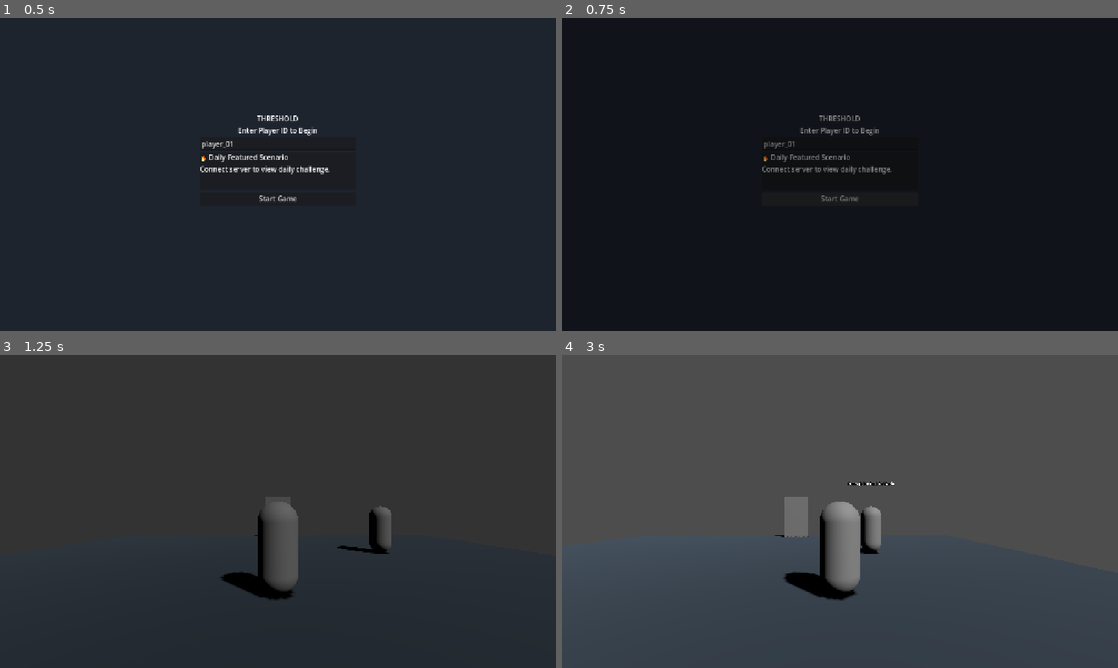
Above: before the commit, frames 1-4 (two rows, left to right).
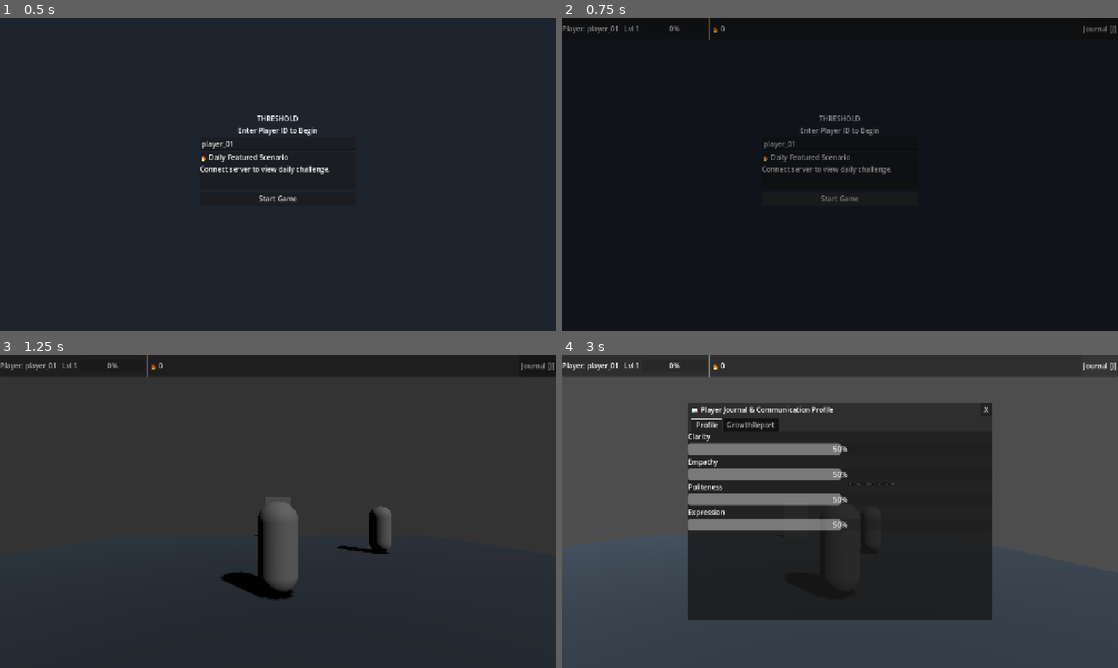
Above: after the commit, the same moments.

Repository: ahmad-ovh/THRESHOLD
Game: Godot game, scene res://scenes/main_menu/MainMenu.tscn
Two runs of this game, one before a commit and one after it. Both use one fixed random seed, a clock stepped at 60 frames per second and the inputs below.
Inputs (mouse positions are in pixels of both pictures, inside the frame that each line leads up to):
- Up to frame 1 (0.5 s): no input
- Up to frame 2 (0.75 s): click "Start Game" at 0.5 s
- Up to frame 3 (1.25 s): no input
- Up to frame 4 (3 s): move the mouse to (962, 495) at 1.27 s; hold D (move_right) 1.28-2 s; hold E (interact) 1.28-2 s; click (962, 495) at 1.42 s; tap J (toggle_journal) at 1.55 s; drag from (728, 527) to (812, 574) at 2.02 s; click (1101, 364) at 2.75 s, where only the run after the commit has a clickable "Journal [J]"

Frame 1 is identical in both runs. In frame 2, 0.2% of the frame differs, in the area x 0-100%, y 0-8%; in frame 3, 0.9%; in frame 4, 42%, in the area x 0-100%, y 0-85%.

Commit message:
feat: hook up global HUD and Journal instantiation in GameController on game start

Diff:
--- a/client/scenes/player/Player3D.gd
+++ b/client/scenes/player/Player3D.gd
@@ -27,6 +27,11 @@
 	if event.is_action_pressed("interact") and current_target:
 		if current_target.has_method("interact"):
 			current_target.interact()
+			return
+
+	if event.is_action_pressed("toggle_journal"):
+		if GameController and GameController.hud_ref:
+			GameController.hud_ref._toggle_journal()
 			return
 
 	# Right-click mouse drag to orbit camera
--- a/client/singletons/GameController.gd
+++ b/client/singletons/GameController.gd
@@ -14,6 +14,7 @@
 var current_phase: Phase = Phase.MAIN_MENU
 var is_paused: bool = false
 var pause_menu_ref: CanvasLayer = null
+var hud_ref: CanvasLayer = null
 
 func _ready() -> void:
 	process_mode = Node.PROCESS_MODE_ALWAYS # Run even when get_tree().paused is true
@@ -57,10 +58,20 @@
 		PlayerStore.update_from_status(status)
 
 	set_phase(Phase.EXPLORING)
+	_ensure_hud()
+	hud_ref.visible = true
 	SceneManager.change_room("res://scenes/rooms/Room_Start.tscn")
 
 func return_to_main_menu() -> void:
 	if is_paused:
 		set_paused(false)
+	if hud_ref:
+		hud_ref.visible = false
 	set_phase(Phase.MAIN_MENU)
 	SceneManager.change_room("res://scenes/main_menu/MainMenu.tscn")
+
+func _ensure_hud() -> void:
+	if not hud_ref:
+		var scene = preload("res://scenes/ui/HUD.tscn")
+		hud_ref = scene.instantiate()
+		get_tree().root.add_child(hud_ref)
